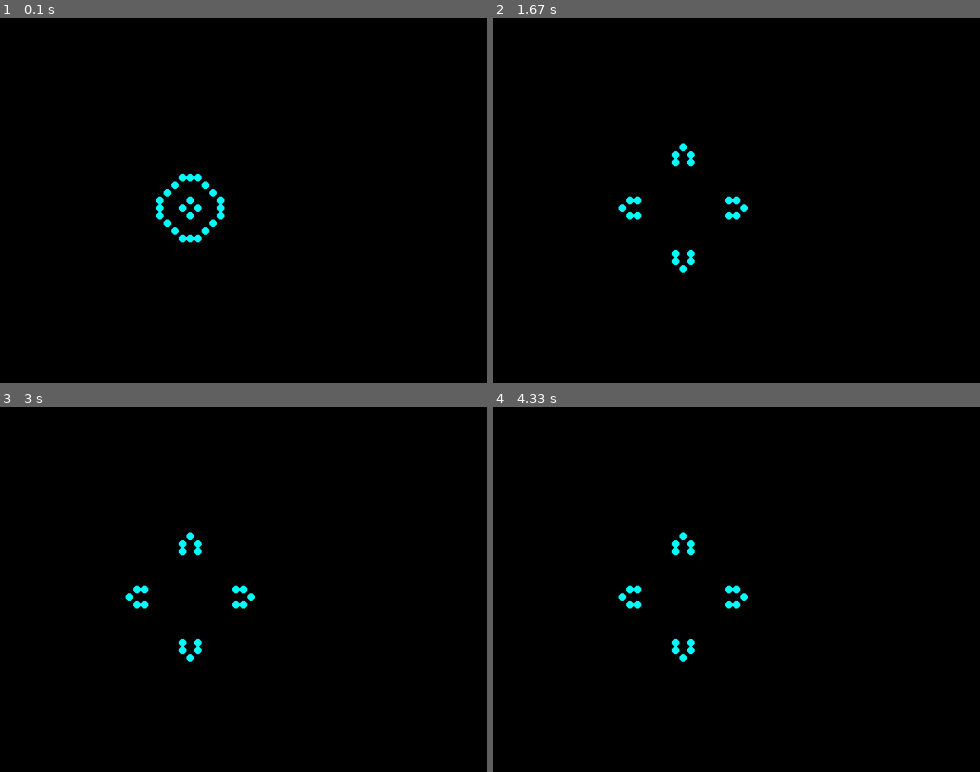
Above: before the commit, frames 1-4 (two rows, left to right).
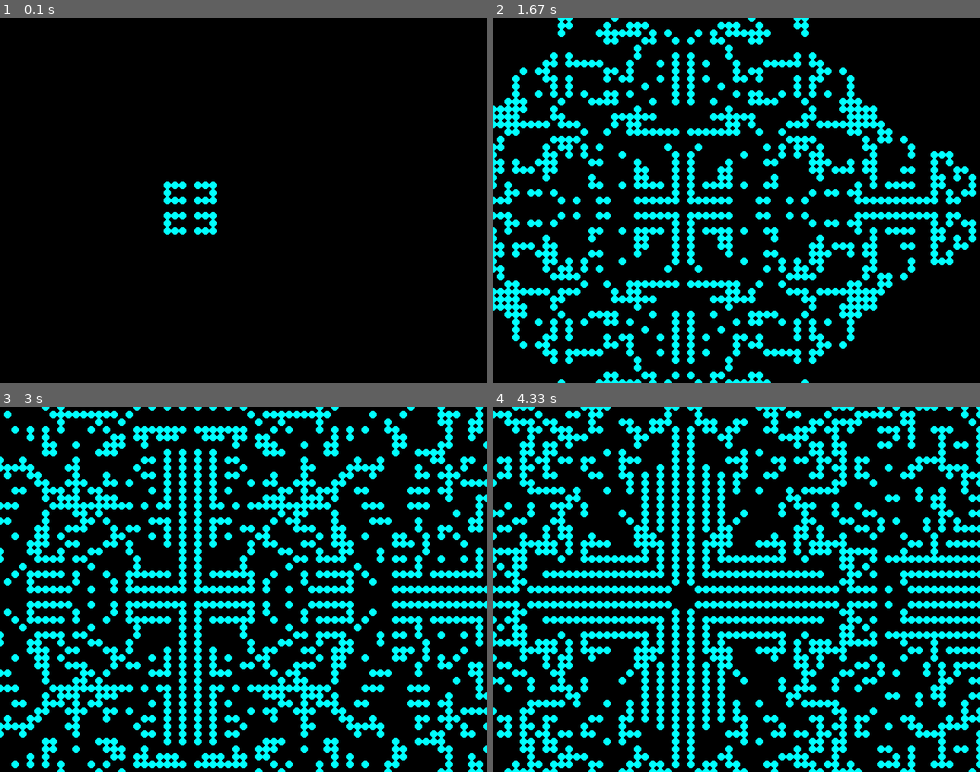
Above: after the commit, the same moments.

Repository: applebappu/python
Game: pygame game, started from pygame_of_life.py
Two runs of this game, one before a commit and one after it. Both use one fixed random seed, a clock stepped at 60 frames per second and the inputs below.
Inputs:
- Up to frame 1 (0.1 s): no input
- Up to frame 2 (1.67 s): no input
- Up to frame 3 (3 s): no input
- Up to frame 4 (4.33 s): no input

The runs differ from the first frame. In frame 1, 0.9% of the frame differs, in the area x 32-47%, y 42-62%; in frame 2, 21%; in frame 3, 27%; in frame 4, 30%, in the area x 0-100%, y 0-100%.

Commit message:
made the pattern more interesting

Diff:
--- a/pygame_of_life.py
+++ b/pygame_of_life.py
@@ -79,11 +79,10 @@
 if __name__ == '__main__':
 	game = Life(
 		{
+			(24, 25): 1,
 			(25, 25): 1,
 			(26, 25): 1,
-			(25, 26): 1,
-			(24, 26): 1,
-			(25, 27): 1
+			(25, 24): 1
 		}
-	) # this is a stable pattern, so not so much fun.  but you can put other stuff in here too
+	)
 	game.run()
